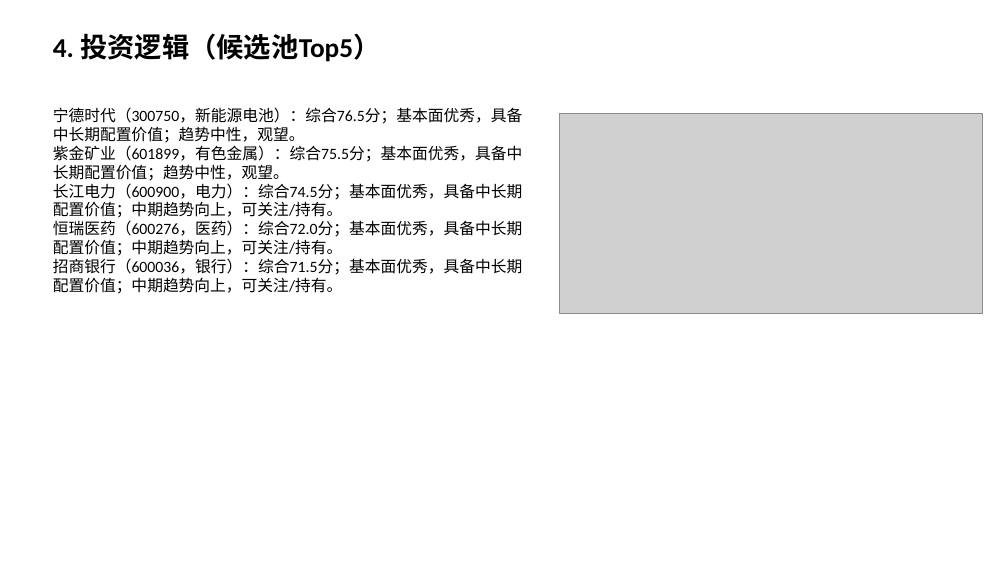
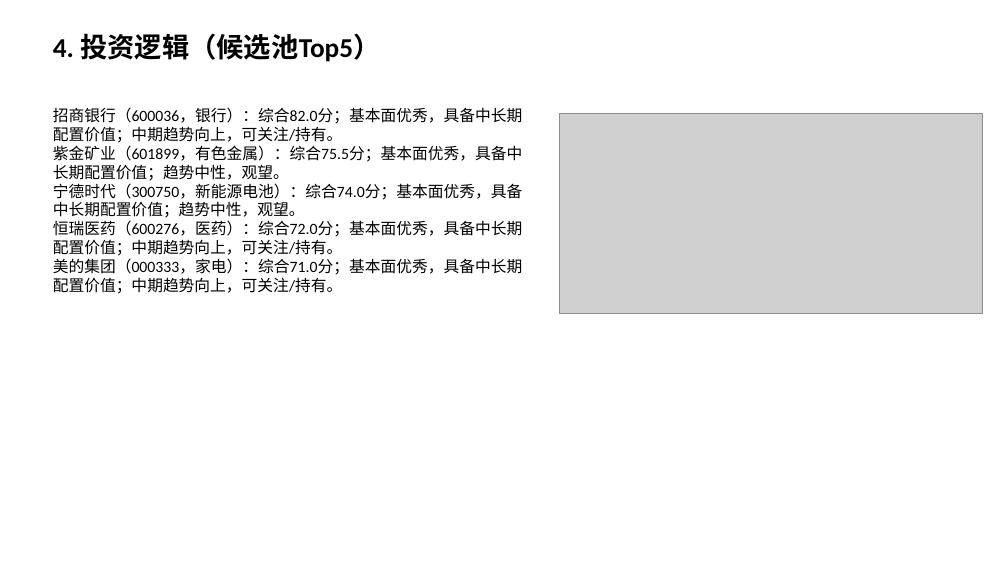
Before and after one commit to Albertdev12/pbl-workflow, a slide deck: slide 5 of outputs/12_中期路演.pptx. Drawn at 1008x567 pixels with LibreOffice and Linux fonts; fonts in the diff are those of the drawing; grey boxes stand for pictures. Boxes give left, top, right and bottom in pixels: in the first picture for what was removed or moved away, otherwise in the second. Text is boxed around its words. In the diff, an @@ line names an element or a change of style, - is before the commit and + after.

```diff
--- a/outputs/12_中期路演.pptx
+++ b/outputs/12_中期路演.pptx
@@ text at bbox=[53, 107, 523, 143]: text changed @@
-宁德时代（300750，新能源电池）：综合76.5分；基本面优秀，具备中长期配置价值；趋势中性，观望。
+招商银行（600036，银行）：综合82.0分；基本面优秀，具备中长期配置价值；中期趋势向上，可关注/持有。
@@ text at bbox=[53, 183, 523, 221]: text changed @@
-长江电力（600900，电力）：综合74.5分；基本面优秀，具备中长期配置价值；中期趋势向上，可关注/持有。
+宁德时代（300750，新能源电池）：综合74.0分；基本面优秀，具备中长期配置价值；趋势中性，观望。
@@ text at bbox=[53, 258, 523, 294]: text changed @@
-招商银行（600036，银行）：综合71.5分；基本面优秀，具备中长期配置价值；中期趋势向上，可关注/持有。
+美的集团（000333，家电）：综合71.0分；基本面优秀，具备中长期配置价值；中期趋势向上，可关注/持有。
```
Also in this commit, not shown: 3 other slides changed, 49 other files.
